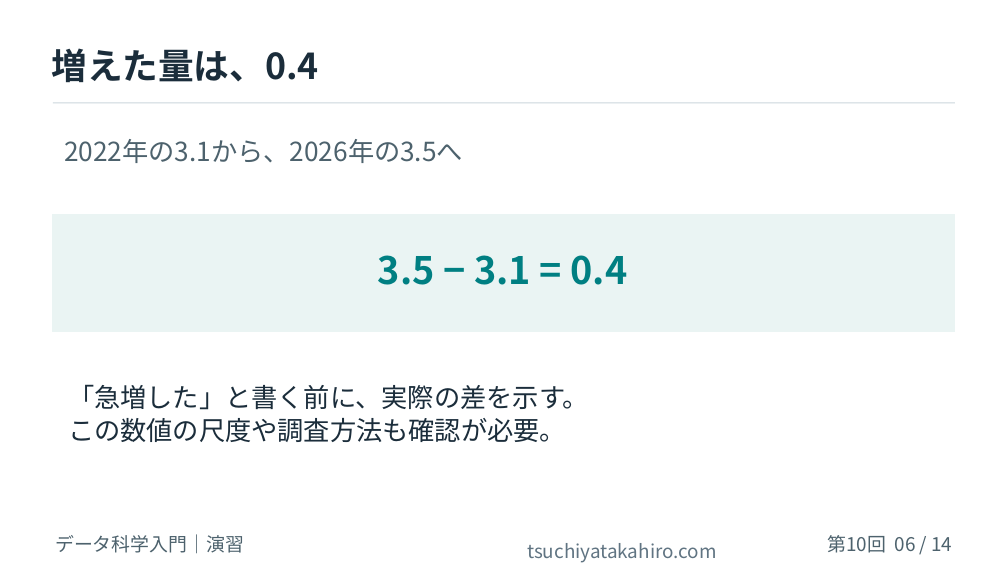
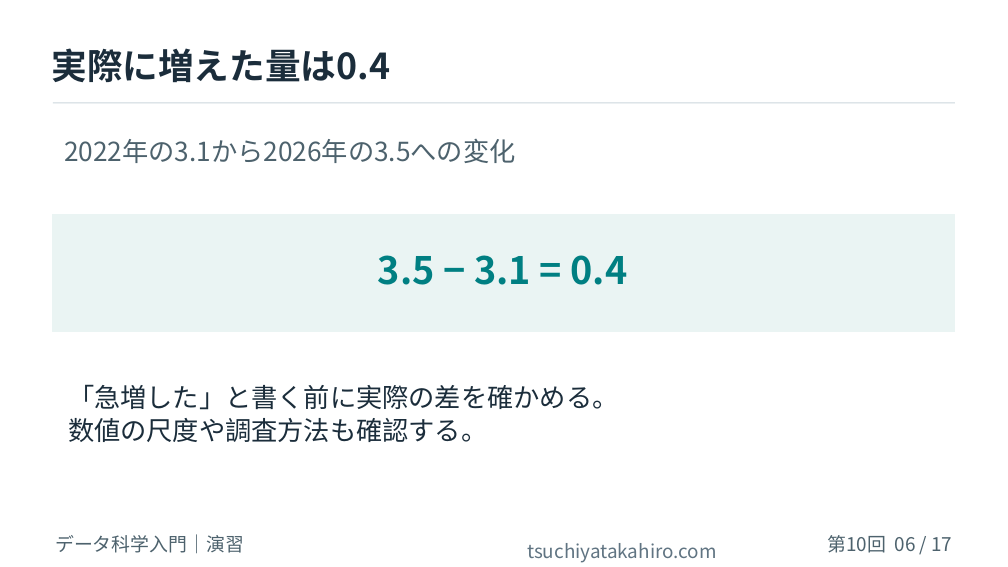
Before and after one commit to tsuchiyatakahirolab/ai-data-literacy, a slide deck: slide 6 of slides/Week10_Read_Charts.pptx. Drawn at 1008x567 pixels with LibreOffice and Linux fonts; fonts in the diff are those of the drawing; background and template pictures are left out. Boxes give left, top, right and bottom in pixels: in the first picture for what was removed or moved away, otherwise in the second. Text is boxed around its words. In the diff, an @@ line names an element or a change of style, - is before the commit and + after.

```diff
--- a/slides/Week10_Read_Charts.pptx
+++ b/slides/Week10_Read_Charts.pptx
@@ text at [51,48,390,83]: text changed @@
-増えた量は、0.4
+実際に増えた量は0.4
@@ text at [64,139,515,163]: text changed @@
-2022年の3.1から、2026年の3.5へ
+2022年の3.1から2026年の3.5への変化
@@ text at [68,384,619,442]: text changed @@
-「急増した」と書く前に、実際の差を示す。
-この数値の尺度や調査方法も確認が必要。
+「急増した」と書く前に実際の差を確かめる。
+数値の尺度や調査方法も確認する。
@@ text at [827,535,953,553]: text changed @@
-第10回 06 / 14
+第10回 06 / 17
```
Also in this commit, not shown: 12 other slides changed, 4 slides added, 1 slide removed, 37 other files.
